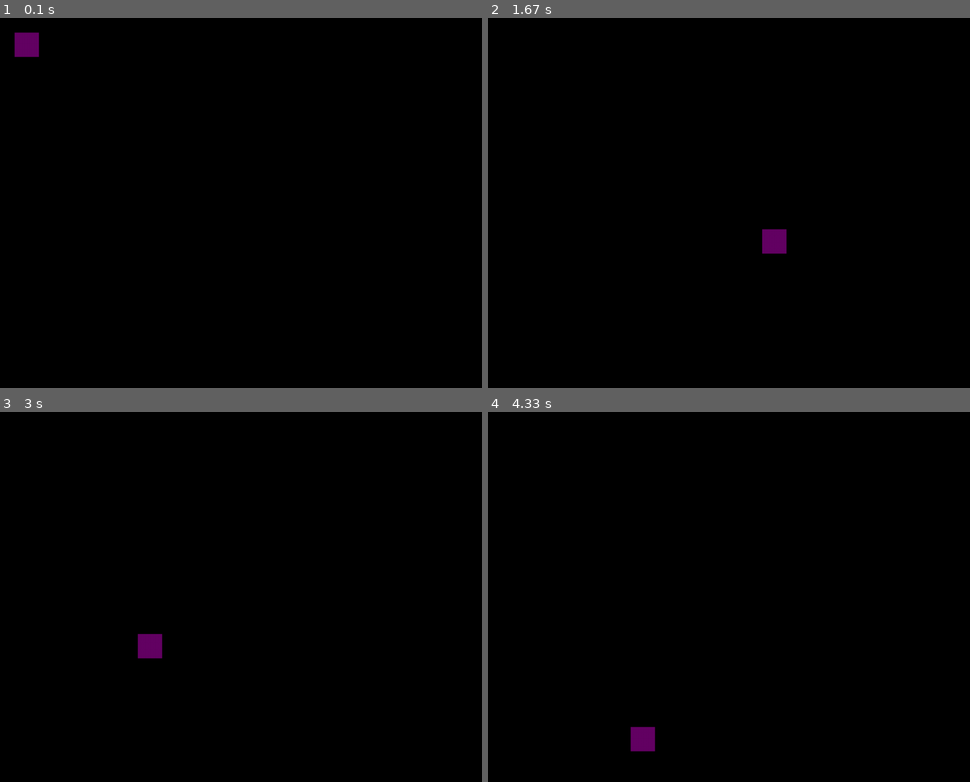
Above: before the commit, frames 1-4 (two rows, left to right).
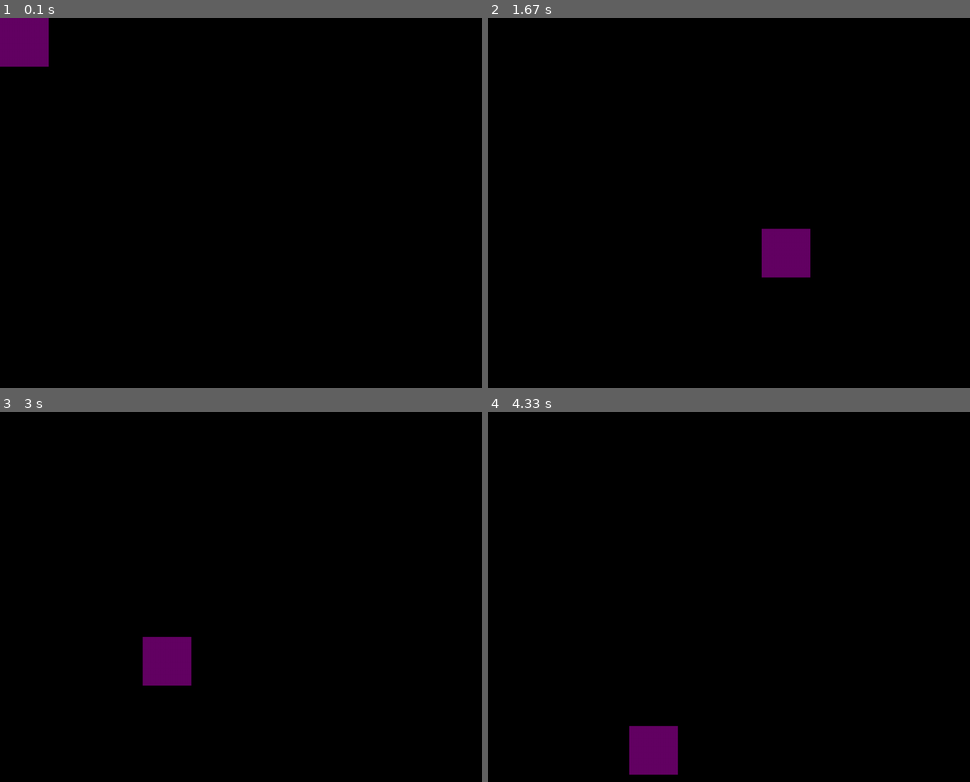
Above: after the commit, the same moments.

Repository: jackmaney/fiddle-pygame
Game: pygame game, started from move_with_mouse.py
Same seed, same stepped clock (60 frames per second), same inputs: the game is played once before the commit and once after it.
Inputs (mouse positions are in pixels of both pictures, inside the frame that each line leads up to):
- Up to frame 1 (0.1 s): no input
- Up to frame 2 (1.67 s): click (738, 203) at 0.38 s; click (786, 288) at 0.72 s; click (921, 336) at 1.05 s; click (618, 132) at 1.38 s
- Up to frame 3 (3 s): click (250, 645) at 1.72 s; click (178, 523) at 2.05 s; click (424, 696) at 2.38 s; click (86, 634) at 2.72 s
- Up to frame 4 (4.33 s): click (594, 526) at 3.05 s; click (618, 663) at 3.38 s; click (916, 685) at 3.72 s; click (584, 737) at 4.05 s

The runs differ from the first frame. In frame 1, 1.0% of the frame differs, in the area x 0-11%, y 0-14%; in frame 2, 1.0%; in frame 3, 1.2%, in the area x 28-40%, y 60-74%; in frame 4, 1.0%.

Commit message:
Converted to sprites...

Diff:
--- a/move_with_mouse.py
+++ b/move_with_mouse.py
@@ -10,17 +10,40 @@
 
 screen = pygame.display.set_mode(windowSize)
 
-rect = pygame.Surface((50, 50))
+class thingGroup(pygame.sprite.Group):
+    def __init__(self):
+        pygame.sprite.Group.__init__(self)
 
-rect.fill((100, 0, 100))
+class movingThing(pygame.sprite.Sprite):
+    def __init__(self, grp, maxSpeed=20):
+        pygame.sprite.Sprite.__init__(self, grp)
+        self.image = pygame.Surface((100, 100))
+        self.image.fill((100, 0, 100))
+        self.rect = self.image.get_rect()
+        self.maxSpeed = maxSpeed
 
-position = np.array([100, 100], np.int32)
+    def getPosition(self):
+        return np.array([self.rect.x, self.rect.y], np.int32)
 
-maxSpeed = 20
+    def setPosition(self, pos):
+        self.rect.x = pos[0]
+        self.rect.y = pos[1]
+
+    def move(self):
+        mousePos = np.array(pygame.mouse.get_pos(), np.int32)
+        displacement = mousePos - self.getPosition()
+
+        if np.linalg.norm(displacement) > 10:
+            velocity = displacement.astype(float) / np.linalg.norm(displacement)
+            velocity *= self.maxSpeed
+            self.rect.x += velocity[0]
+            self.rect.y += velocity[1]
+
 
 clock = pygame.time.Clock()
 
-maxSpeed = 20
+group = thingGroup()
+thing = movingThing(group)
 
 while True:
     clock.tick(60)
@@ -32,15 +55,8 @@
 
     screen.fill((0, 0, 0))
 
-    mousePos = np.array(pygame.mouse.get_pos(), np.int32)
+    thing.move()
 
-    displacement = mousePos - position
-
-    if np.linalg.norm(displacement) > 10:
-        velocity = displacement.astype(float) / np.linalg.norm(displacement)
-        velocity *= maxSpeed
-        position += np.round(velocity).astype(np.int32)
-
-    screen.blit(rect, position)
+    group.draw(screen)
 
     pygame.display.update()
